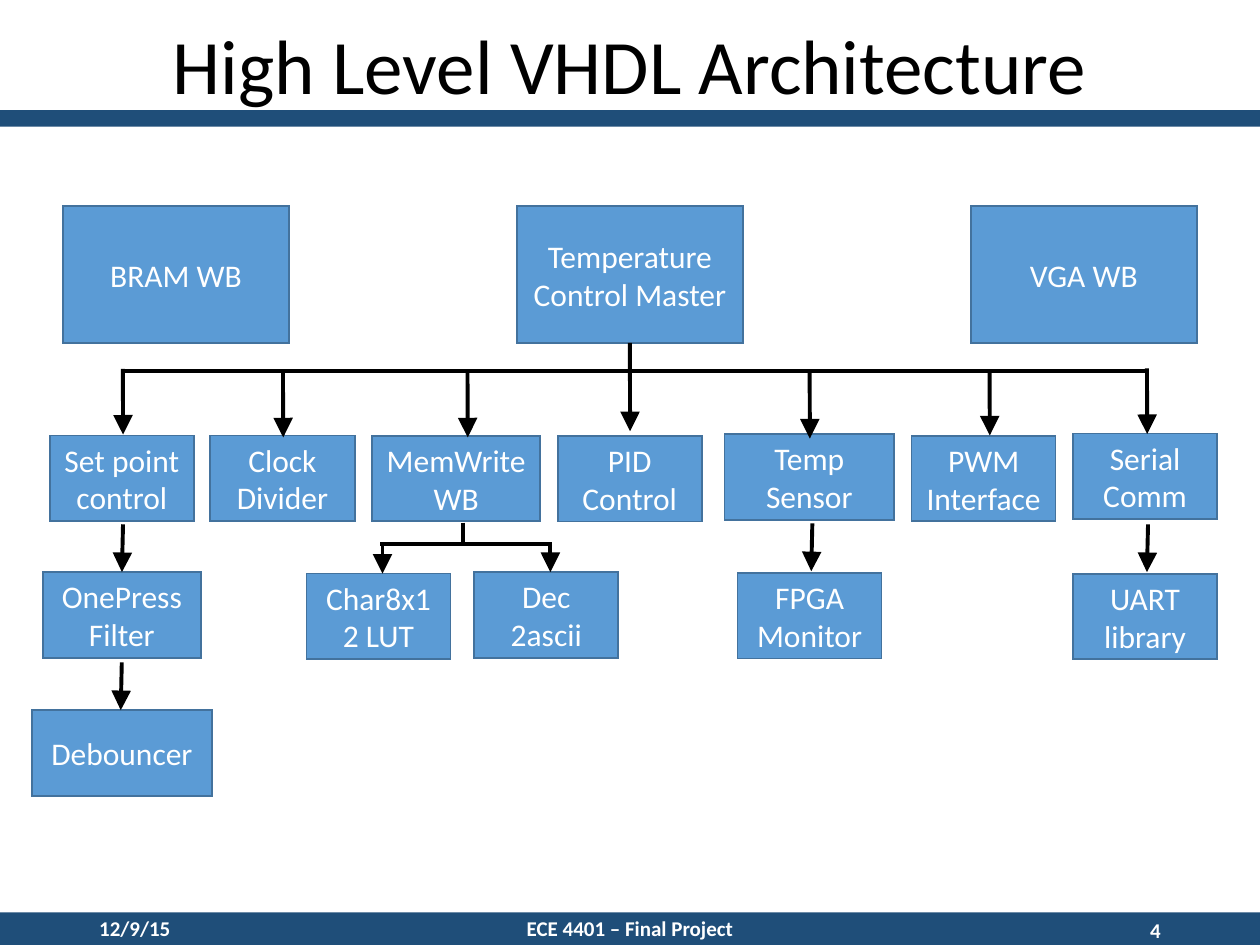
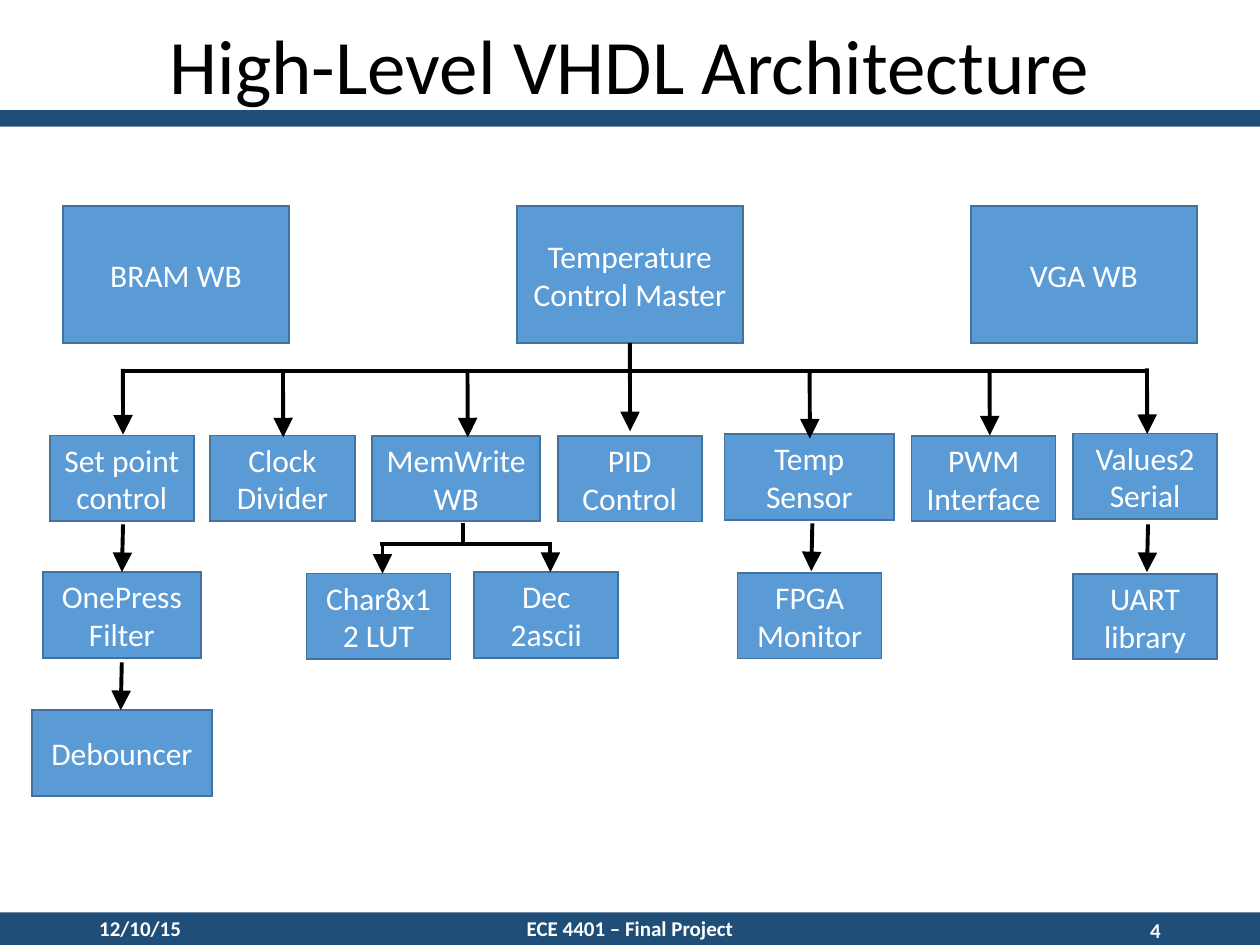
Before and after one commit to paquettedavid/FPGATemperaturePIDController, a slide deck: slide 4 of Documentation/DesignPresentation.pptx. Drawn at 1260x945 pixels with LibreOffice and Linux fonts; fonts in the diff are those of the drawing. Boxes give left, top, right and bottom in pixels: in the first picture for what was removed or moved away, otherwise in the second. Text is boxed around its words. In the diff, an @@ line names an element or a change of style, - is before the commit and + after.

```diff
--- a/Documentation/DesignPresentation.pptx
+++ b/Documentation/DesignPresentation.pptx
@@ text at <box>170,40,1089,112</box>: text changed @@
-High Level VHDL Architecture
+High-Level VHDL Architecture
@@ text in rectangle at <box>1096,448,1195,507</box>: text changed @@
-Serial Comm
+Values2
+Serial
@@ text at <box>99,921,181,937</box>: text changed @@
-12/9/15
+12/10/15
```
Also in this commit, not shown: 14 other slides changed, 4 other files.
